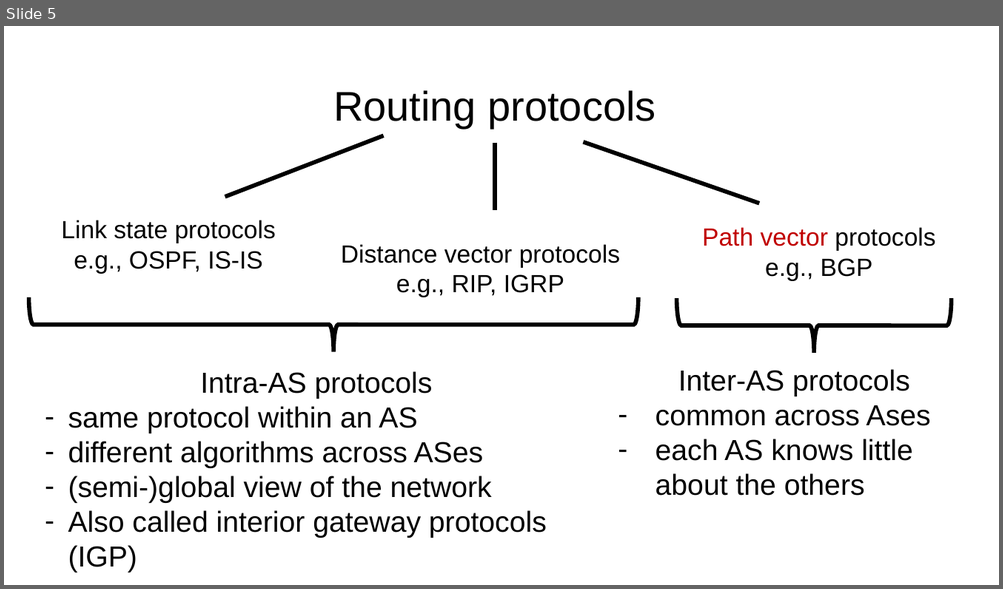
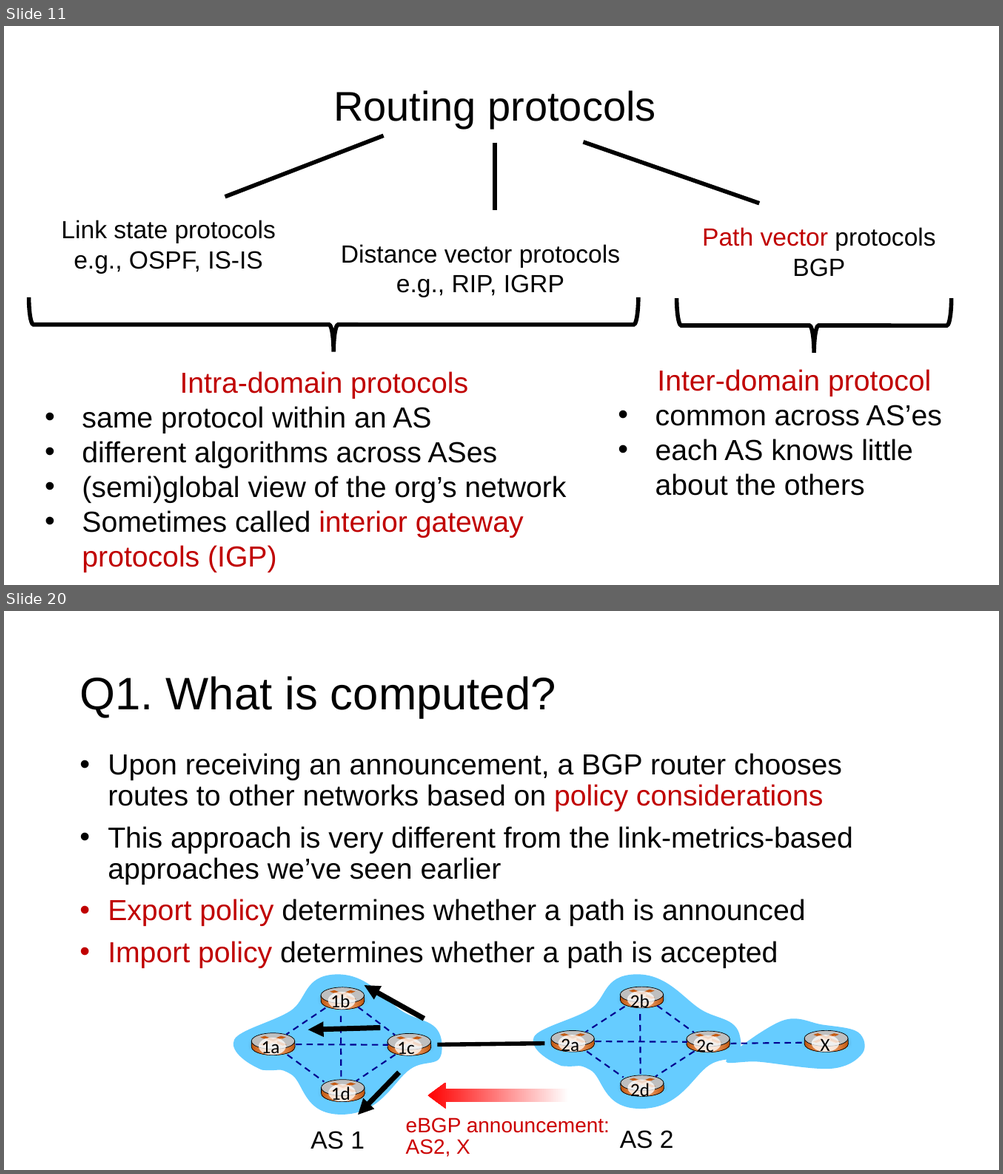
Before and after one commit to ngsrinivas/coursegen, a slide deck: ex/352-S21/staging/352-S21/lectures/network-interdomain-routing.pptx. Shown one above the other, each under a label of ours: slide 5 before the commit, slides 11 and 20 after it; the slides between them are not shown. The pictures are 1003x589 and 1003x1174 pixels, drawn with LibreOffice and Linux fonts; fonts in the diff are those of the drawing. Boxes give left, top, right and bottom in pixels: in the first picture for what was removed or moved away, otherwise in the second. Text is boxed around its words. In the diff, an @@ line names an element or a change of style, - is before the commit and + after.

Commit message:
Final slides for interdomain routing

```diff
--- a/ex/352-S21/staging/352-S21/lectures/network-interdomain-routing.pptx
+++ b/ex/352-S21/staging/352-S21/lectures/network-interdomain-routing.pptx
@@ slide 20 added at (4,611,999,1170), background #FFFFFF @@
@@ title added at (79,676,556,718), 44 pt, text #000000 @@
+Q1. What is computed?
@@ text added at (108,753,853,968), 28 pt, text #000000 @@
+• Upon receiving an announcement, a BGP router chooses routes to other networks based on policy considerations
+• This approach is very different from the link-metrics-based approaches we’ve seen earlier
+• Export policy determines whether a path is announced
+• Import policy determines whether a path is accepted
@@ arrow added from (424, 1019) to (364, 985), #000000 5 pt @@
@@ group added at (233,975,442,1116): 17 freeform shapes, 14 lines, 12 ellipses, 4 rectangles, 4 texts @@
+1b
+1d
+1c
+1a
@@ group added at (533,974,740,1109): 17 freeform shapes, 14 lines, 12 ellipses, 4 rectangles, 4 texts @@
+2b
+2d
+2c
+2a
@@ arrow added from (380, 1028) to (307, 1031), #000000 5 pt @@
@@ line added from (438, 1045) to (545, 1044), #000000 4 pt @@
@@ group added at (726,1019,865,1069): 5 freeform shapes, 3 ellipses, 3 lines, 1 rectangle, 1 text @@
+X
@@ arrow added from (398, 1073) to (358, 1116), #000000 5 pt @@
@@ left arrow added at (428,1083,569,1110), fill gradient #FF0000 to #FFFFFF @@
@@ text added at (406,1118,609,1157), 20 pt, text #CC0000 @@
+eBGP announcement:
+AS2, X
@@ text added at (310,1131,364,1150), 24 pt, text #000000 @@
+AS 1
@@ text added at (620,1130,674,1149), 24 pt, text #000000 @@
+AS 2
@@ what was slide 5 is now slide 11 @@
@@ slide 11 changed as well @@
@@ text at (792,258,845,277): text changed @@
-e.g., BGP
+BGP
@@ text at (180,372,468,399): text changed; text colour #000000 to #C00000 @@
-Intra-AS protocols
+Intra-domain protocols
@@ text at (655,369,942,426): text changed; text colour #000000 to #C00000 @@
-Inter-AS protocols
-– common across Ases
+Inter-domain protocol
+• common across AS’es
@@ text at (82,406,498,469): bullet - to • @@
@@ text at (82,476,566,573): text changed @@
-– (semi-)global view of the network
-– Also called interior gateway protocols (IGP)
+• (semi)global view of the org’s network
+• Sometimes called interior gateway protocols (IGP)
```
Also in this commit, not shown: 38 other slides added, 3 slides removed, 1 other file.
